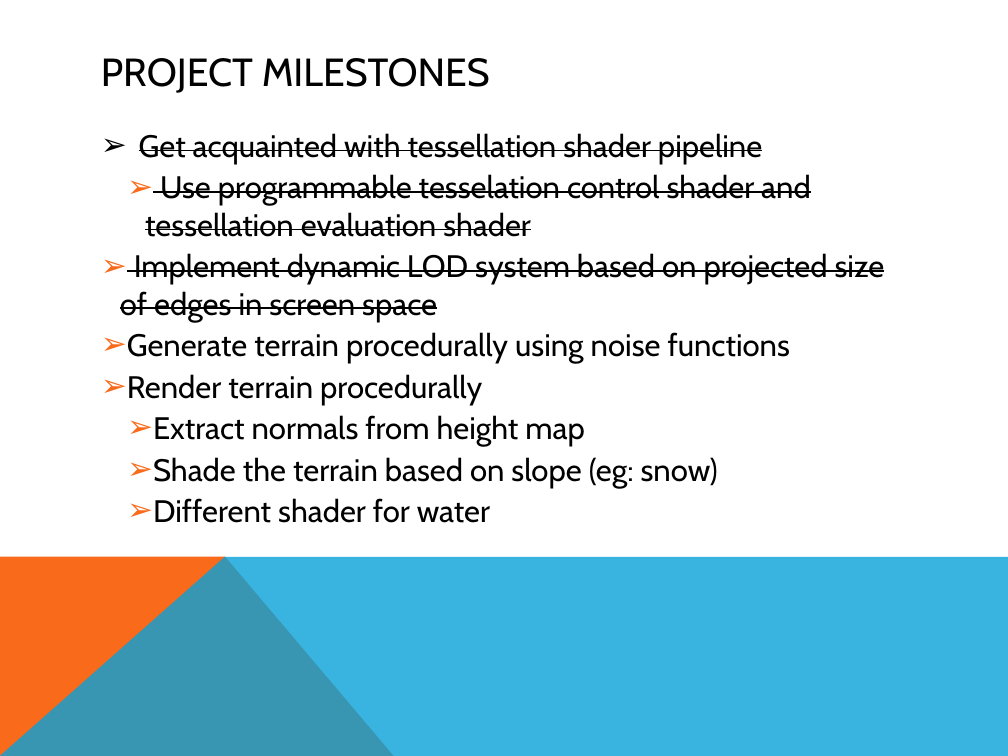
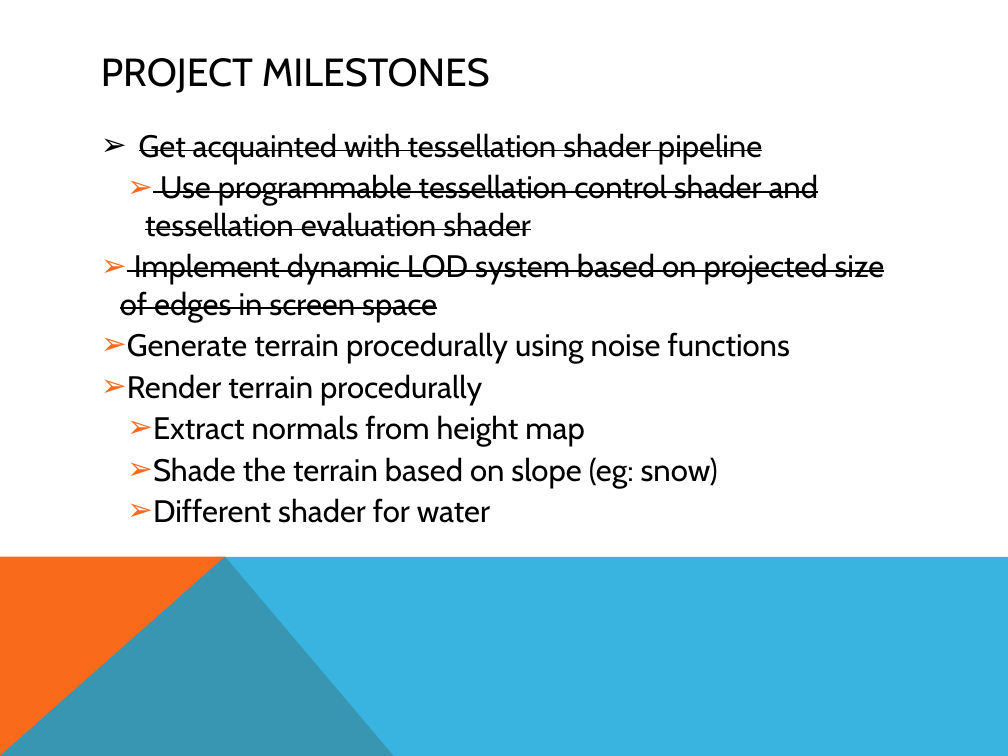
Before and after one commit to mchen15/Gaia, a slide deck: slide 4 of alpha results/alphaPresentation.pptx. Drawn at 1008x756 pixels with LibreOffice and Linux fonts; fonts in the diff are those of the drawing. Boxes give left, top, right and bottom in pixels: in the first picture for what was removed or moved away, otherwise in the second. Text is boxed around its words. In the diff, an @@ line names an element or a change of style, - is before the commit and + after.

```diff
--- a/alpha results/alphaPresentation.pptx
+++ b/alpha results/alphaPresentation.pptx
@@ text at <box>145,174,819,237</box>: text changed @@
-    ➢ Use programmable tesselation control shader and tessellation evaluation shader
+    ➢ Use programmable tessellation control shader and tessellation evaluation shader
```
Also in this commit, not shown: 1 other slide changed.
